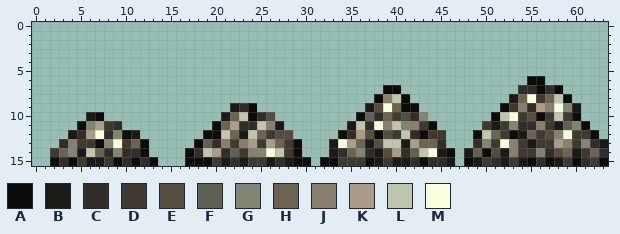
File history of a pixel-art sprite, content/Entities/Resources/Gravels/resource.iron.gravel.png. Above: the version before the commit.
The file is 64x16 pixels. Colours within 5 levels of each other are drawn and written as one.
Palette (. is transparent): A #0d0c0a  B #1c1a17  C #322d29  D #403930  E #564d40  F #5f6154  G #808672  H #6d6353  J #8a7f6e  K #aa9c86  L #c0c6ac  M #f7ffdd
New version:
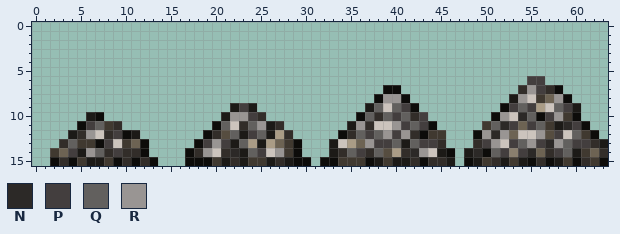
Colours new in this view: N #2c2927  P #433e3e  Q #62605e  R #999593
Changes in this commit:
colour M: #f7ffdd -> #ccc4bd
y 6: x 55..56 AA -> PP
y 7: x 55..56 CA -> RP
y 8: x 39..40 JL -> RR; x 54 H -> R; x 58 L -> R
y 9: x 23..24 CA -> PB; x 38 E -> Q; x 40..41 HA -> QP; x 53..55 DJC -> PQP; x 57..59 JMG -> MQP
y 10: x 22..24 HLA -> RRP; x 26 E -> .; x 37 F -> Q; x 39..41 HDE -> QPQ; x 43 G -> P; x 52 L -> R; x 54..55 DE -> NQ; x 57..58 DL -> PR
y 11: x 6..7 GK -> PQ; x 21..22 HK -> QM; x 24..27 CLJB -> QRBC; x 36 L -> R; x 39..43 JLGJD -> MRPQP; x 51..56 BDGCCJ -> QNPHPQ; x 59..60 FG -> NP
y 12: x 6 K -> R; x 9 G -> P; x 20..22 ALH -> CEQ; x 24..28 LHDEE -> PQBKC; x 36..41 KEAEDL -> QPQRPR; x 50..56 LHDABHD -> RNRHMMR; x 58 G -> P; x 60 D -> Q
y 13: x 4 J -> Q; x 8 G -> P; x 19..23 FCJDJ -> PRPBQ; x 25 D -> B; x 37..40 BELL -> RPPQ; x 42..44 KHH -> QPP; x 50..51 GD -> PR; x 53..61 GDBDDKJDG -> PQRPNRQPP
y 14: x 4 G -> P; x 6..7 LH -> RQ; x 9 G -> P; x 19..20 LK -> RM; x 22..25 FDJG -> NBQP; x 27 L -> R; x 35..36 HG -> QP; x 38 B -> Q; x 42..43 FL -> NR; x 49 F -> N; x 51..52 EB -> QP; x 54..56 DDG -> PNH; x 58..59 EH -> PQ
